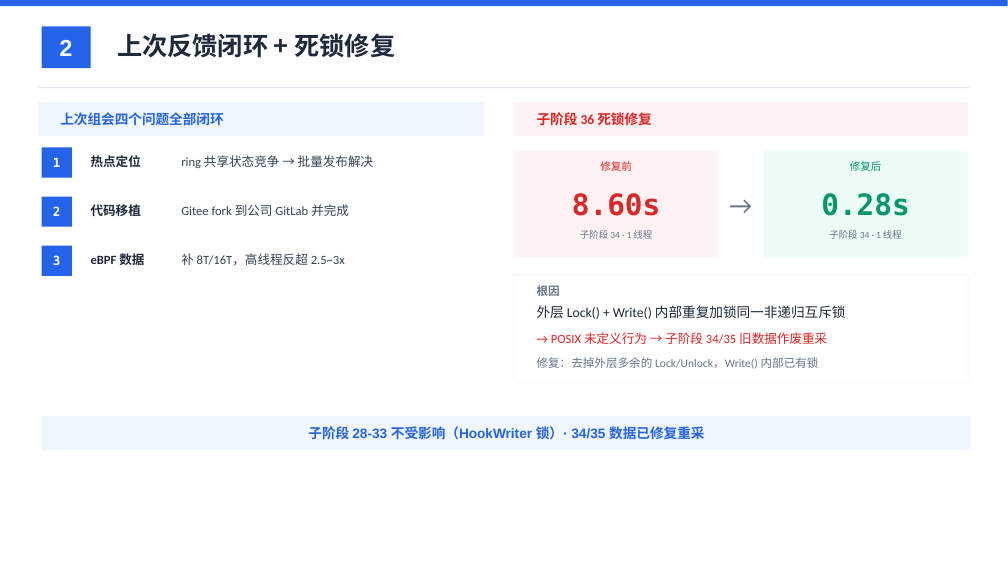
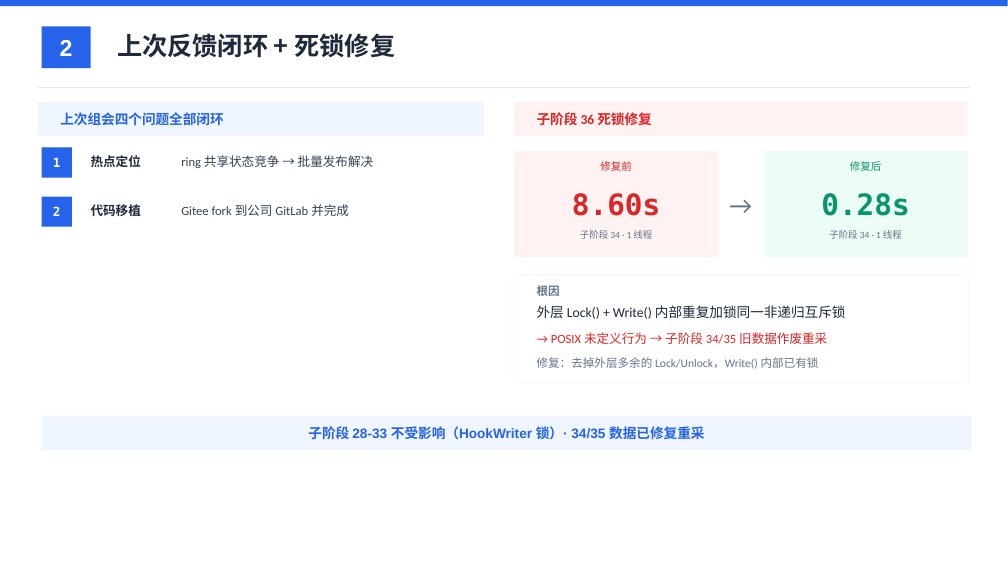
Before and after one commit to YiChiChen1106/Nativehook_linux_planb, a slide deck: slide 2 of presentation/native_hook_progress_2026-06-11.pptx. Drawn at 1008x567 pixels with LibreOffice and Linux fonts; fonts in the diff are those of the drawing. Boxes give left, top, right and bottom in pixels: in the first picture for what was removed or moved away, otherwise in the second. Text is boxed around its words. In the diff, an @@ line names an element or a change of style, - is before the commit and + after.

```diff
--- a/presentation/native_hook_progress_2026-06-11.pptx
+++ b/presentation/native_hook_progress_2026-06-11.pptx
@@ rectangle removed at (42, 246, 72, 276) @@
@@ text removed at (53, 255, 61, 265) @@
-3
@@ text removed at (91, 251, 144, 268) @@
-eBPF 数据
@@ text removed at (181, 253, 345, 265) @@
-补 8T/16T，高线程反超 2.5~3x
```
Also in this commit, not shown: 3 other files.
